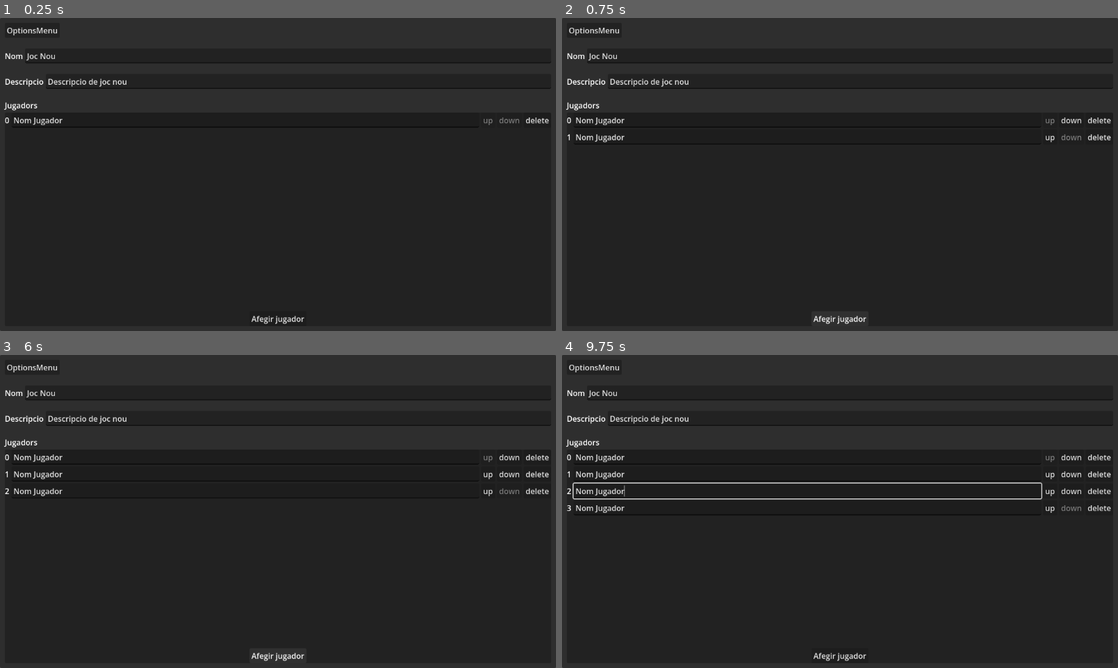
Above: before the commit, frames 1-4 (two rows, left to right).
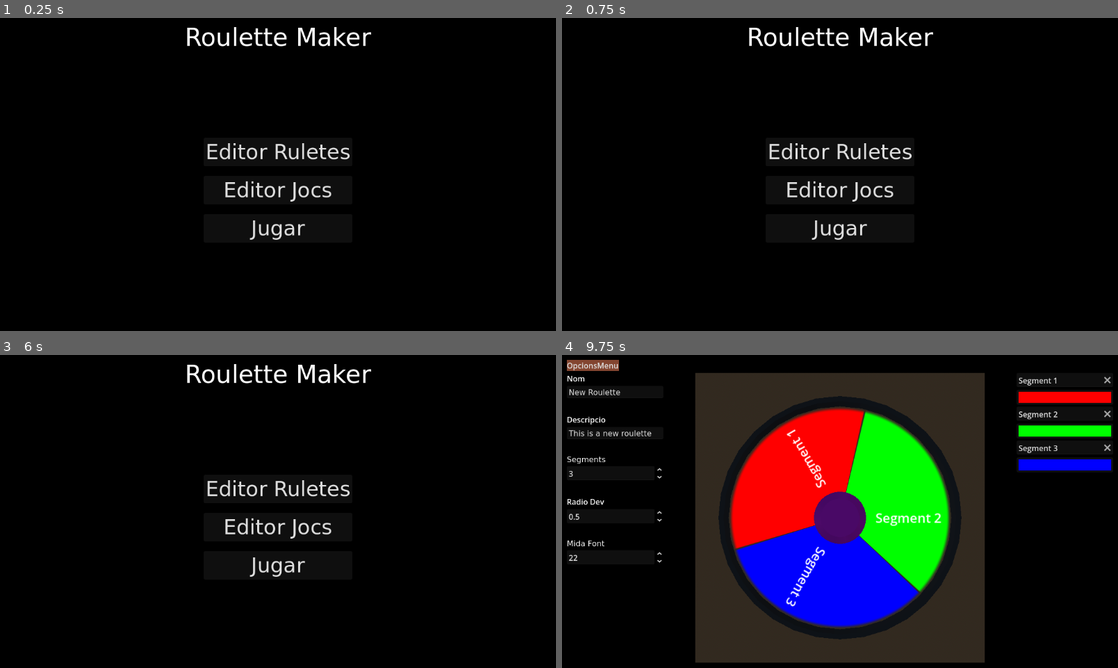
Above: after the commit, the same moments.

Repository: Zamme/vgs-custom-roulette
Game: Godot game, scene res://src/game_manager.tscn
Same seed, same stepped clock (60 frames per second), same inputs: the game is played once before the commit and once after it.
Inputs (mouse positions are in pixels of both pictures, inside the frame that each line leads up to):
- Up to frame 1 (0.25 s): no input
- Up to frame 2 (0.75 s): click (840, 318) at 0.5 s, where only the run before the commit has a clickable "Afegir jugador"
- Up to frame 3 (6 s): click (278, 564) at 1.25 s, where only the run after the commit has a clickable "Jugar"; click (278, 564) at 2 s, where only the run after the commit has a clickable "Jugar"; click (511, 458) at 2.75 s, where only the run before the commit has a clickable "down"; click (489, 473) at 3.5 s, where only the run before the commit has a clickable "up"; click (511, 458) at 4.25 s, where only the run before the commit has a clickable "down"; click (489, 473) at 5 s, where only the run before the commit has a clickable "up"; click (278, 655) at 5.75 s, where only the run before the commit has a clickable "Afegir jugador"
- Up to frame 4 (9.75 s): click (1073, 458) at 6.5 s, where only the run before the commit has a clickable "down"; click (1051, 473) at 7.25 s, where only the run before the commit has a clickable "up"; click (840, 564) at 8 s, where only the run after the commit has a clickable "Jugar"; click (840, 655) at 8.75 s, where only the run before the commit has a clickable "Afegir jugador"; click (840, 489) at 9.5 s, where only the run after the commit has a clickable "Editor Ruletes"

The runs differ from the first frame. In frame 1, 93% of the frame differs, in the area x 0-100%, y 0-100%; in frame 2, 93%; in frame 3, 92%; in frame 4, 71%.

Commit message:
both editors finished

Diff:
--- a/src/editor/game_editor_control.tscn
+++ b/src/editor/game_editor_control.tscn
@@ -127,3 +127,6 @@
 
 [connection signal="index_pressed" from="PanelContainer/MarginContainer/VBoxContainer/MenuBar/OptionsMenu" to="." method="_on_options_menu_index_pressed"]
 [connection signal="button_up" from="PanelContainer/MarginContainer/VBoxContainer/vBoxContainer3/PanelContainer/VBoxContainer/AddPlayerButton" to="." method="_on_add_player_button_button_up"]
+[connection signal="confirmed" from="NewConfirmationDialog" to="." method="_on_new_confirmation_dialog_confirmed"]
+[connection signal="confirmed" from="SaveConfirmationDialog" to="." method="_on_save_confirmation_dialog_confirmed"]
+[connection signal="file_selected" from="LoadFileDialog" to="." method="_on_load_file_dialog_file_selected"]
--- a/src/game_manager.tscn
+++ b/src/game_manager.tscn
@@ -5,7 +5,6 @@
 
 [node name="GameManager" type="Node" unique_id=1773128760]
 script = ExtResource("1_x17l7")
-current_init_type = 3
 
 [node name="SaveLoadManager" type="Node" parent="." unique_id=1601281165]
 script = ExtResource("2_2138g")
--- a/src/scripts/game_editor_control.gd
+++ b/src/scripts/game_editor_control.gd
@@ -19,9 +19,22 @@
 	new_game()
 
 func add_player() -> void:
-	var new_player : PlayerInfo = PlayerInfo.new("Nom Jugador")
+	var _player_name_default = "Nom Jugador"
+	var _player_name : String = _player_name_default
+	var _player_index : int = 0
+	while check_player_exists(_player_name):
+		_player_index += 1
+		_player_name = _player_name_default + " " + str(_player_index)
+	var new_player : PlayerInfo = PlayerInfo.new(_player_name)
 	game_info.g_players.append(new_player)
 	update_editor()
+
+func check_player_exists(_player_name : String) -> bool:
+	var _exists : bool = false
+	for _player in game_info.g_players:
+		if _player.p_name == _player_name:
+			_exists = true
+	return _exists
 
 func clear_players_vbox() -> void:
 	for _child in player_vbox.get_children():
@@ -38,15 +51,19 @@
 		player_vbox.add_child(new_player)
 		if i_player == 0:
 			new_player.up_button.disabled = true
+			if game_info.g_players.size() == 1:
+				new_player.delete_button.disabled = true
 		if i_player == game_info.g_players.size()-1:
 			new_player.down_button.disabled = true
 		new_player.create_player(i_player, game_info.g_players[i_player])
 
-func load_game():
-	pass
+func load_game(_game_name : String) -> void:
+	game_info = Globals.save_load_manager.load_game(_game_name)
+	update_editor()
 
 func modify_player_name(_player_index : int, _name : String) -> void:
 	game_info.g_players[_player_index].p_name = _name
+	update_editor()
 
 func move_player_down(_index : int):
 	var temp_player = game_info.g_players[_index+1]
@@ -65,7 +82,8 @@
 	update_editor()
 
 func save_game():
-	pass
+	var _saved : bool = Globals.save_load_manager.save_game(game_info)
+	print("Saved: " + str(_saved))
 
 func update_editor() -> void:
 	nom_joc_lineedit.text = game_info.g_name
@@ -92,3 +110,13 @@
 				save_game()
 		3:
 			Globals.game_manager.load_main_menu()
+
+func _on_load_file_dialog_file_selected(path: String) -> void:
+	var _game_name : String = path.get_basename().get_file()
+	load_game(_game_name)
+
+func _on_new_confirmation_dialog_confirmed() -> void:
+	new_game()
+
+func _on_save_confirmation_dialog_confirmed() -> void:
+	save_game()
--- a/src/scripts/player_editing_h_box.gd
+++ b/src/scripts/player_editing_h_box.gd
@@ -36,4 +36,15 @@
 	move_player_down()
 
 func _on_nom_jugador_line_edit_text_changed(new_text: String) -> void:
-	modify_player_name(new_text)
+	pass
+	#modify_player_name(new_text)
+
+func _on_nom_jugador_line_edit_editing_toggled(toggled_on: bool) -> void:
+	if not toggled_on:
+		var _player_name_default : String = nom_jugador_lineedit.text
+		var _player_name : String = _player_name_default
+		var _player_index : int = 0
+		while Globals.game_editor_scene.check_player_exists(_player_name):
+			_player_index += 1
+			_player_name = _player_name_default + " " + str(_player_index)
+		modify_player_name(_player_name)
--- a/src/scripts/save_load_manager.gd
+++ b/src/scripts/save_load_manager.gd
@@ -11,7 +11,6 @@
 
 func check_roulettes_dir():
 	var dir_path : String = USER_PREFIX + ROULETTES_DIRNAME
-	print(dir_path)
 	if not DirAccess.dir_exists_absolute(dir_path):
 		print("Rouletes dir not found. Creating...")
 		var _error : Error = DirAccess.make_dir_absolute(dir_path)
@@ -22,7 +21,6 @@
 
 func check_games_dir():
 	var dir_path : String = USER_PREFIX + GAMES_DIRNAME
-	print(dir_path)
 	if not DirAccess.dir_exists_absolute(dir_path):
 		print("Games dir not found. Creating...")
 		var _error : Error = DirAccess.make_dir_absolute(dir_path)
--- a/src/ui/player_editing_h_box.tscn
+++ b/src/ui/player_editing_h_box.tscn
@@ -42,6 +42,7 @@
 size_flags_horizontal = 8
 text = "delete"
 
+[connection signal="editing_toggled" from="NomJugadorLineEdit" to="." method="_on_nom_jugador_line_edit_editing_toggled"]
 [connection signal="text_changed" from="NomJugadorLineEdit" to="." method="_on_nom_jugador_line_edit_text_changed"]
 [connection signal="button_up" from="UpButton" to="." method="_on_up_button_button_up"]
 [connection signal="button_up" from="DownButton" to="." method="_on_down_button_button_up"]
